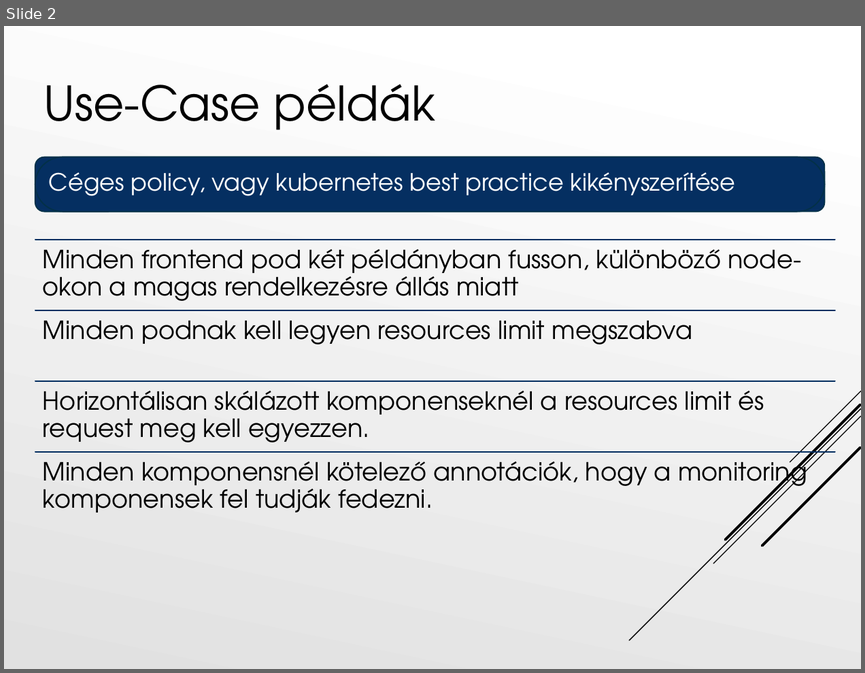
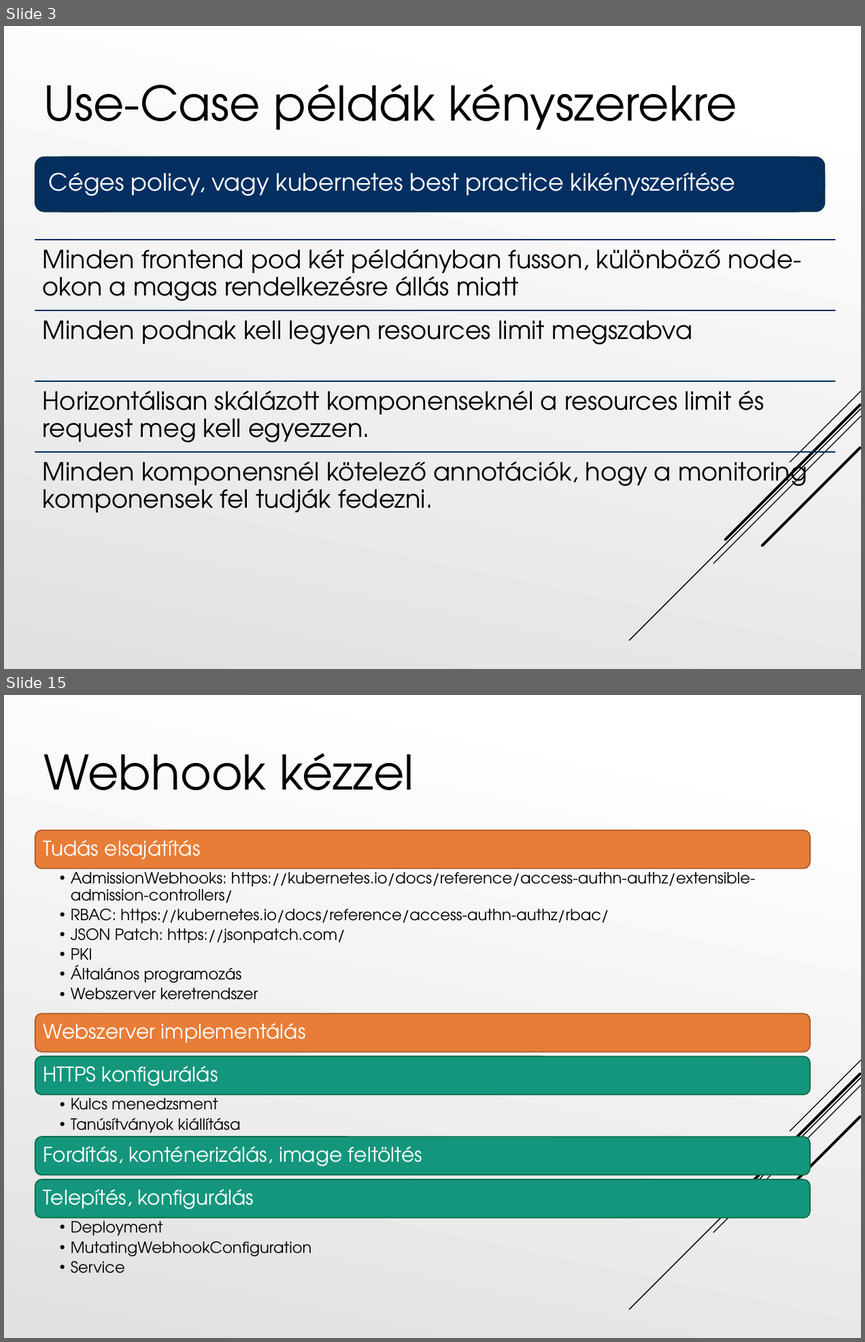
Before and after one commit to Tiegris/KonstrainR, a slide deck: ppt/prezi.pptx. Shown one above the other, each under a label of ours: slide 2 before the commit, slides 3 and 15 after it; the slides between them are not shown. The pictures are 865x673 and 865x1342 pixels, drawn with LibreOffice and Linux fonts; fonts in the diff are those of the drawing. Boxes give left, top, right and bottom in pixels: in the first picture for what was removed or moved away, otherwise in the second. Text is boxed around its words. In the diff, an @@ line names an element or a change of style, - is before the commit and + after.

```diff
--- a/ppt/prezi.pptx
+++ b/ppt/prezi.pptx
@@ slide 15 added at box(4, 695, 861, 1338), background gradient #FFFFFF to #E1E1E1; not listed: 5 template elements that a slide beside it also shows @@
@@ title added at box(43, 753, 413, 790), 40 pt, text #000000 @@
+Webhook kézzel
@@ group added at box(35, 830, 809, 1273): 8 texts, 5 rounded rectangles @@
+Tudás elsajátítás
+  • AdmissionWebhooks: https://kubernetes.io/docs/reference/access-authn-authz/extensible-admission-controllers/
+  • RBAC: https://kubernetes.io/docs/reference/access-authn-authz/rbac/
+  • JSON Patch: https://jsonpatch.com/
+  • PKI
+  • Általános programozás
+  • Webszerver keretrendszer
+Webszerver implementálás
+HTTPS konfigurálás
+  • Kulcs menedzsment
+  • Tanúsítványok kiállítása
+Fordítás, konténerizálás, image feltöltés
+Telepítés, konfigurálás
+  • Deployment
+  • MutatingWebhookConfiguration
+  • Service
@@ what was slide 2 is now slide 3 @@
@@ slide 3 changed as well @@
@@ title at box(43, 84, 737, 130): text changed @@
-Use-Case példák
+Use-Case példák kényszerekre
```
Also in this commit, not shown: 2 other slides changed, 13 other slides added, 11 slides removed.
